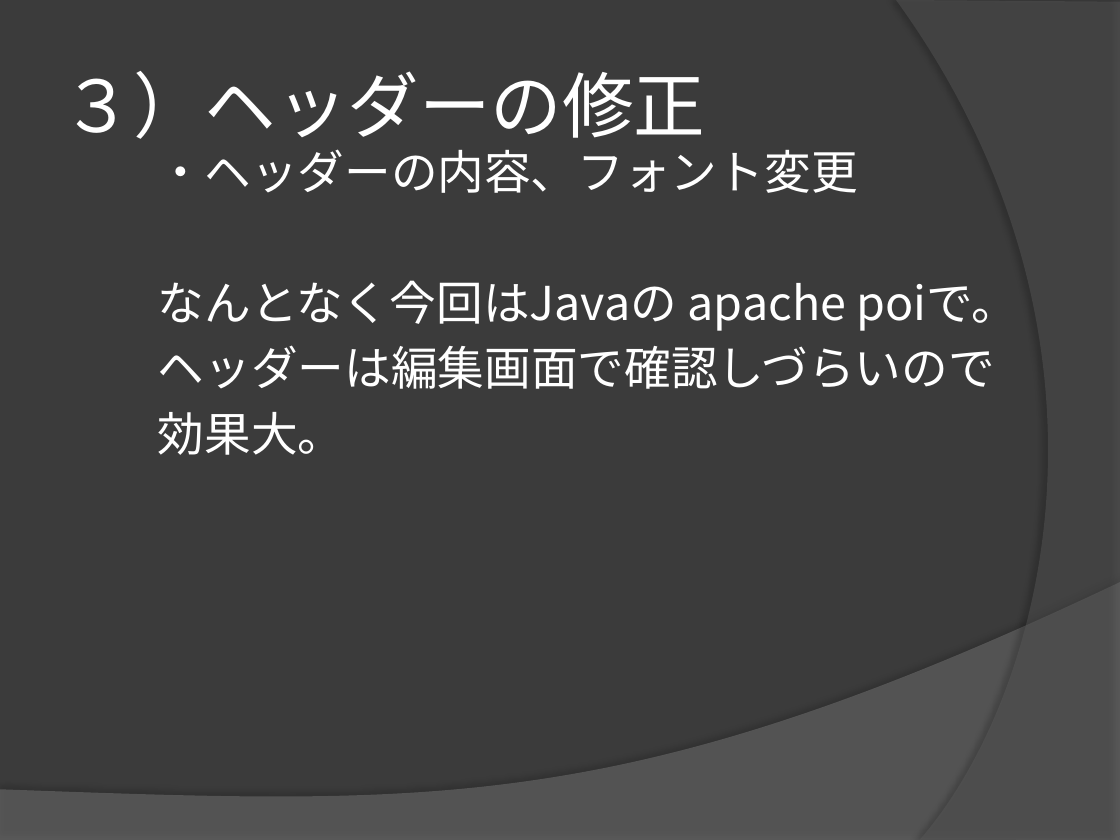
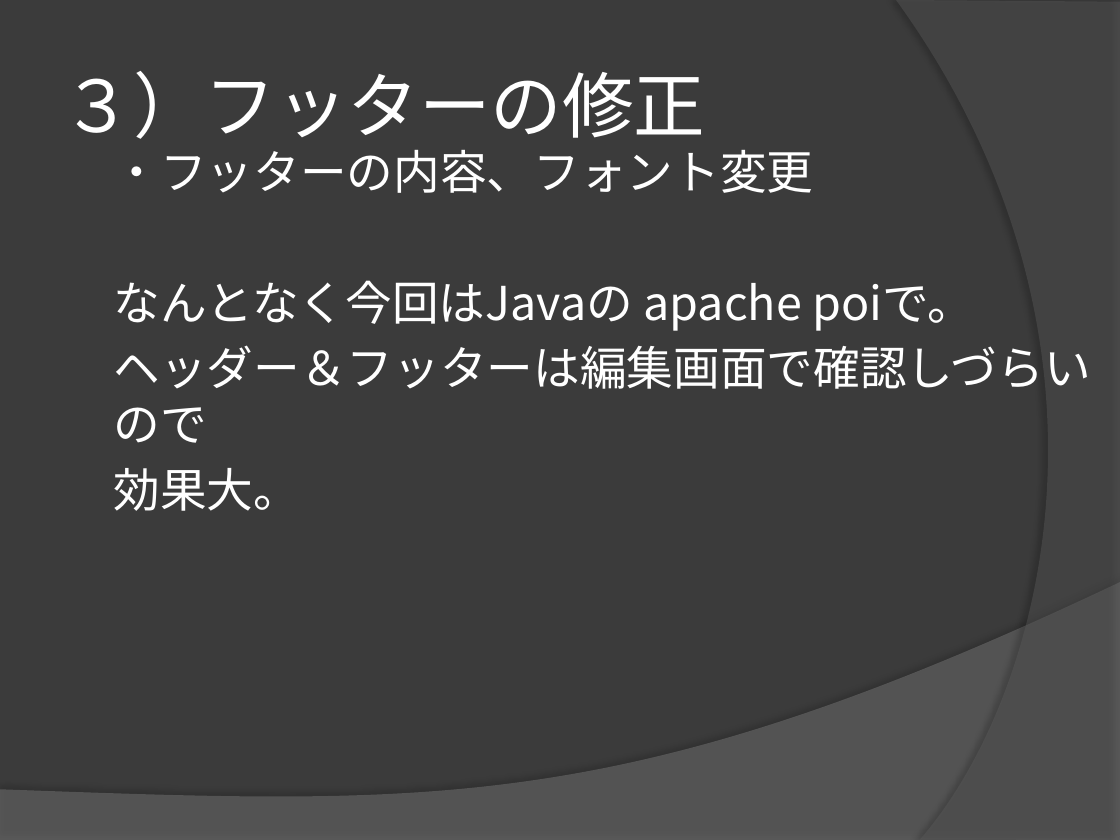
Before and after one commit to yuridonus/FEstudy, a slide deck: slide 14 of hateful_excel.pptx (slide 13 before the commit). Drawn at 1120x840 pixels with LibreOffice and Linux fonts; fonts in the diff are those of the drawing. Boxes give left, top, right and bottom in pixels: in the first picture for what was removed or moved away, otherwise in the second. Text is boxed around its words. In the diff, an @@ line names an element or a change of style, - is before the commit and + after.

```diff
--- a/hateful_excel.pptx
+++ b/hateful_excel.pptx
@@ title at [62,71,706,139]: text changed @@
-３）ヘッダーの修正
+３）フッターの修正
@@ text "・フッターの内容、フォント変更": place and size @@
-text "・フッターの内容、フォント変更" at [158,149,1019,455]
+text "・フッターの内容、フォント変更" at [114,150,1091,511]
@@ text at [114,150,814,193]: text changed @@
-・ヘッダーの内容、フォント変更
+・フッターの内容、フォント変更
@@ text at [114,345,1091,443]: text changed @@
-ヘッダーは編集画面で確認しづらいので
+ヘッダー＆フッターは編集画面で確認しづらいので
```
Also in this commit, not shown: 17 other slides changed, 4 slides added, 1 slide removed, 3 other files.
